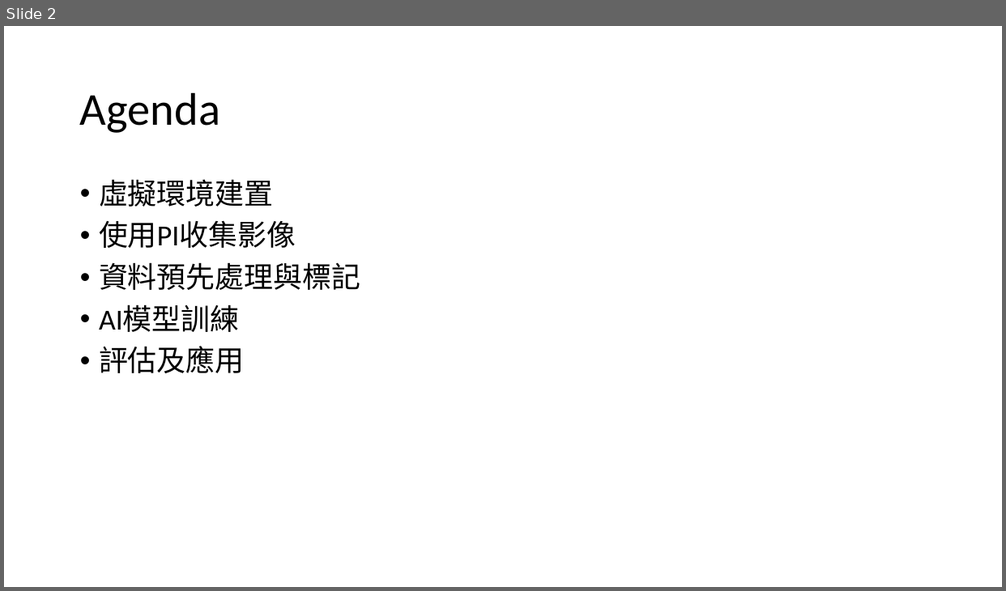
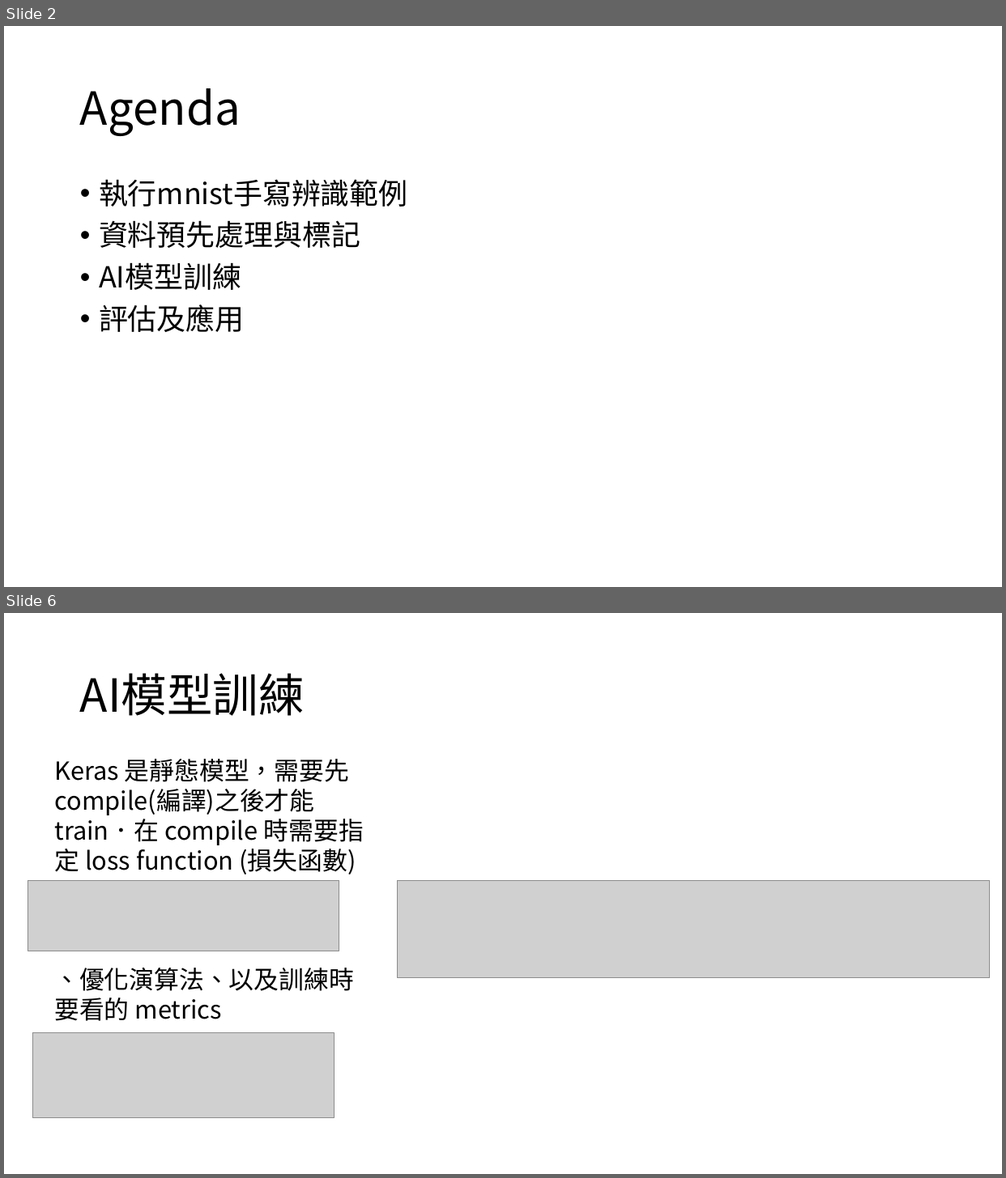
Before and after one commit to dondon1895/AI, a slide deck: Interim_report/G080A010_莊東樺_期中報告_20200430.pptx. Shown one above the other, each under a label of ours: slide 2 before the commit, slides 2 and 6 after it; the slides between them are not shown. The pictures are 1006x591 and 1006x1178 pixels, drawn with LibreOffice and Linux fonts; fonts in the diff are those of the drawing; grey boxes stand for pictures. Boxes give left, top, right and bottom in pixels: in the first picture for what was removed or moved away, otherwise in the second. Text is boxed around its words. In the diff, an @@ line names an element or a change of style, - is before the commit and + after.

```diff
--- a/Interim_report/G080A010_莊東樺_期中報告_20200430.pptx
+++ b/Interim_report/G080A010_莊東樺_期中報告_20200430.pptx
@@ slide 6 added at bbox=[4, 613, 1002, 1174], background #FFFFFF @@
@@ title added at bbox=[80, 673, 305, 716], 44 pt, text #000000 @@
+AI模型訓練
@@ text added at bbox=[54, 759, 364, 1021], 24 pt, text #000000 @@
+Keras 是靜態模型，需要先 compile(編譯)之後才能 train．在 compile 時需要指定 loss function (損失函數)
+、優化演算法、以及訓練時要看的 metrics
@@ picture added at bbox=[28, 881, 339, 952] @@
@@ picture added at bbox=[398, 881, 990, 978] @@
@@ picture added at bbox=[33, 1033, 334, 1118] @@
@@ slide 2 changed as well @@
@@ title "Agenda" at bbox=[80, 88, 241, 136]: font Calibri to Noto Sans CJK SC @@
@@ text at bbox=[99, 179, 408, 207]: text changed; font Calibri to Noto Sans CJK SC @@
-• 虛擬環境建置
-• 使用PI收集影像
+• 執行mnist手寫辨識範例
@@ text at bbox=[99, 220, 360, 332]: font Calibri to Noto Sans CJK SC in "資料預先處理與標記", "AI模型訓練", "評估及應用" @@
```
Also in this commit, not shown: 1 other slide changed, 5 other slides added, 2 slides removed.
